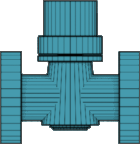
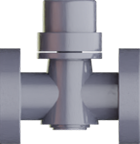
Two versions of the same layered image (w=140, h=144). Layer-by-layer changes:
added layer "3D-hyd" above "outline" over (x1=0, y1=0, x2=140, y2=144)
hid "outline" over (x1=0, y1=0, x2=140, y2=144)
hid "hyd" over (x1=0, y1=0, x2=140, y2=144)
hid "dark blue" over (x1=0, y1=0, x2=140, y2=144)
